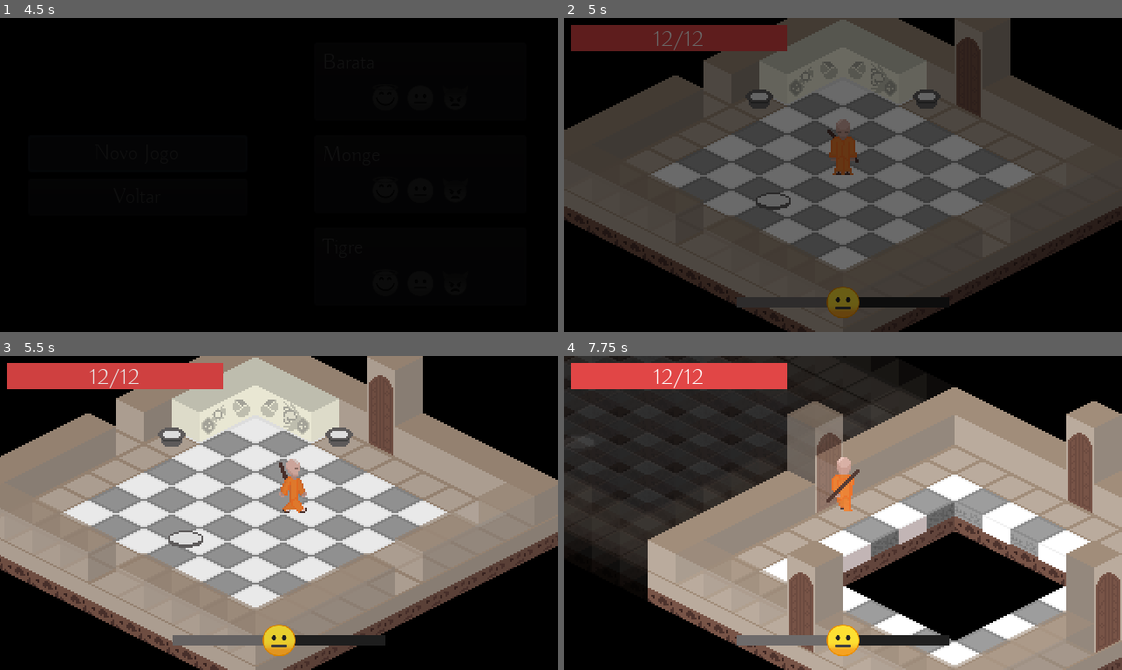
Above: before the commit, frames 1-4 (two rows, left to right).
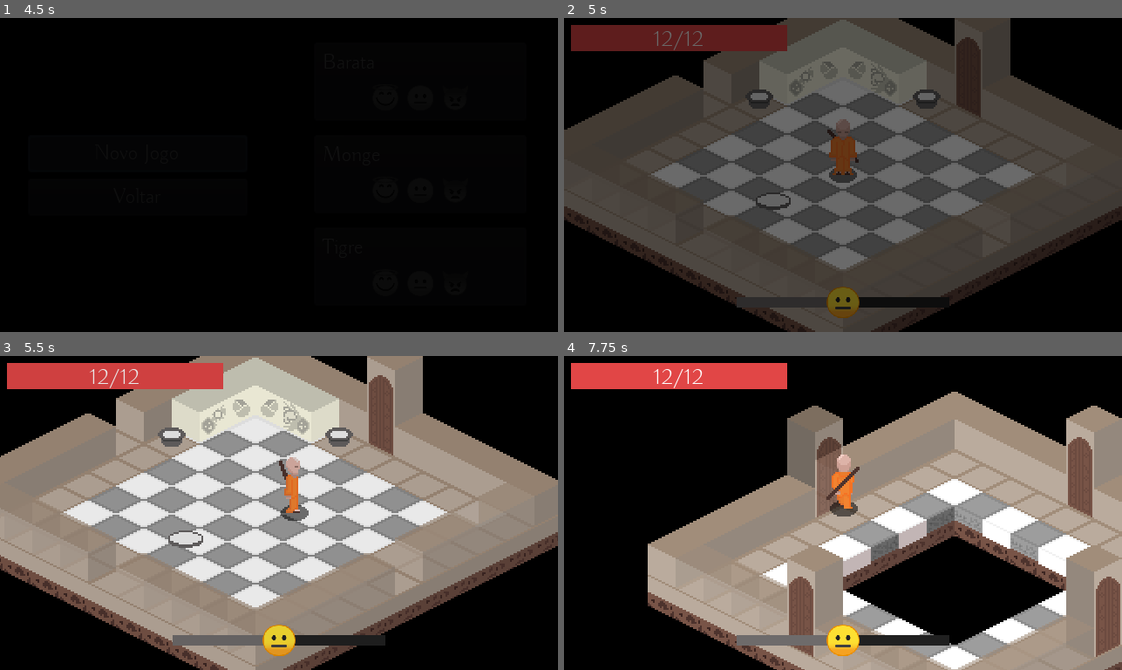
Above: after the commit, the same moments.

Repository: ColmeiaUDESC/gamejaaj6
Game: Godot game, scene res://Cenas/MenuPrincipal.tscn
The game is run twice, just before and just after one commit, with the same random seed, the same clock (stepped at 60 frames per second) and the same inputs.
Inputs (mouse positions are in pixels of both pictures, inside the frame that each line leads up to):
- Up to frame 1 (4.5 s): click "Jogar" at 0.5 s; click "Voltar" at 1.25 s; click "Jogar" at 2 s; click "Save 1" at 2.75 s; click "Novo Jogo" at 3.5 s; click "Novo Jogo" at 4.25 s
- Up to frame 2 (5 s): no input
- Up to frame 3 (5.5 s): tap Enter at 5 s; move the mouse to (401, 497) at 5.02 s; hold D (andar_pra_direita) from 5.03 s (still down); click (401, 497) at 5.1 s
- Up to frame 4 (7.75 s): move the mouse to (731, 528) at 5.77 s; release D (andar_pra_direita) at 5.78 s; hold S (andar_pra_baixo) 5.78-6.53 s; right-click (731, 528) at 5.85 s; move the mouse to (898, 443) at 6.52 s; hold D (andar_pra_direita) 6.53-7.28 s; hold Enter 6.53-7.28 s; move the mouse to (815, 575) at 7.27 s; hold W (andar_pra_cima) from 7.28 s (still down); click (815, 575) at 7.35 s

Frame 1 is identical in both runs. In frame 2, 0.1% of the frame differs, in the area x 47-53%, y 48-53%; in frame 3, 0.4%; in frame 4, 33%, in the area x 0-100%, y 0-100%.

Commit message:
Modificar colisoes personagens (#74)
* Progresso

* Finalizar alterações nas colisões

* Modificado hitbox do ataque do jogador

* Adicionado sombras para indicar colisao

* Diminuido altura do ataque do rato

Diff:
--- a/Instanciaveis/Ataque.gd
+++ b/Instanciaveis/Ataque.gd
@@ -1,21 +1,45 @@
 extends Area2D
 
 export(bool) var restringir_ataque := true
+export(float) var deslocamento_ataque := 10.0
+export(float) var altura_ataque:= 10.0
+export(float) var multiplicador_velocidade := 1.0
 var atacando := false
+
+onready var colisao = $CollisionShape2D
+onready var sprite_sombra := $CollisionShape2D/SombraSprite
+onready var sprite := $Sprite
 
 signal atacou
 
+func _ready():
+	$CollisionShape2D/SombraSprite.speed_scale = multiplicador_velocidade
+	$Sprite.speed_scale = multiplicador_velocidade
+
+
 func atacar(dir: Vector2) -> void:
 	if not atacando:
+		atacando = true
 		emit_signal("atacou")
-		atacando = true
-		rotation = round(dir.angle() / (PI / 2)) * PI / 2 if restringir_ataque else dir.angle()
-		$Sprite.visible = true
-		$Sprite.play("default")
+		var angulo_ataque := round(dir.angle() / (PI / 2)) * PI / 2 if restringir_ataque else dir.angle()
+		colisao.rotation = angulo_ataque
+		colisao.position = Vector2(cos(angulo_ataque), sin(angulo_ataque)) * deslocamento_ataque
+		sprite.position = colisao.position + Vector2.UP * altura_ataque
+		sprite.rotation = colisao.rotation
 
+		sprite_sombra.visible = true
+		sprite_sombra.play("default")
+		sprite.visible = true
+		sprite.play("default")
+
+
+func _parar_sprite(s: AnimatedSprite):
+	s.stop()
+	s.hide()
+	s.frame = 0
+	s.flip_v = not s.flip_v
 
 func _on_Sprite_animation_finished():
 	atacando = false
-	$Sprite.stop()
-	$Sprite.hide()
-	$Sprite.flip_v = not $Sprite.flip_v
+	_parar_sprite(sprite)
+	_parar_sprite(sprite_sombra)
--- a/Instanciaveis/Ataque.tscn
+++ b/Instanciaveis/Ataque.tscn
@@ -7,7 +7,6 @@
 [ext_resource path="res://Instanciaveis/Ataque.gd" type="Script" id=5]
 
 [sub_resource type="RectangleShape2D" id=1]
-extents = Vector2( 4, 10 )
 
 [sub_resource type="SpriteFrames" id=2]
 animations = [ {
@@ -19,16 +18,24 @@
 
 [node name="Ataque" type="Area2D"]
 script = ExtResource( 5 )
+altura_ataque = 15.0
 
 [node name="CollisionShape2D" type="CollisionShape2D" parent="."]
 position = Vector2( 10, 0 )
 shape = SubResource( 1 )
 
+[node name="SombraSprite" type="AnimatedSprite" parent="CollisionShape2D"]
+visible = false
+self_modulate = Color( 0, 0, 0, 0.545098 )
+z_index = 10
+frames = SubResource( 2 )
+frame = 2
+flip_h = true
+
 [node name="Sprite" type="AnimatedSprite" parent="."]
 visible = false
 z_index = 10
 frames = SubResource( 2 )
-offset = Vector2( 10, 0 )
 flip_h = true
 
-[connection signal="animation_finished" from="Sprite" to="." method="_on_Sprite_animation_finished"]
+[connection signal="animation_finished" from="CollisionShape2D/SombraSprite" to="." method="_on_Sprite_animation_finished"]
--- a/Instanciaveis/Estados/Inimigo/PrepararAtaque.gd
+++ b/Instanciaveis/Estados/Inimigo/PrepararAtaque.gd
@@ -12,8 +12,6 @@
 var dir_pulo = Vector2.ZERO
 var movimento := Vector2.ZERO
 var colidido := false
-
-var BIT_MASCARA_COLISAO_JOGADOR := 1
 
 signal carregando_pulo
 signal pulo_iniciou
@@ -34,7 +32,11 @@
 	if not timer.is_stopped():
 		movimento = (dir_pulo * velocidade_pulo) * delta
 		movimento = inimigo.move_and_slide(movimento)
-		if raycast.get_collider() == inimigo.jogador and not colidido:
+		var colisor = raycast.get_collider()
+		if not colisor or not "personagem" in raycast.get_collider():
+			return
+		var jogador = colisor.personagem
+		if jogador == inimigo.jogador and not colidido:
 			colidido = true
 			inimigo.jogador.inflige_dano(dano)
 
@@ -44,7 +46,7 @@
 		sprite.disconnect("animation_finished", self, "_ao_animacao_terminar")
 	if timer.is_connected("timeout", self, "_ao_timer_finalizar"):
 		timer.disconnect("timeout", self, "_ao_timer_finalizar")
-	inimigo.set_collision_mask_bit(BIT_MASCARA_COLISAO_JOGADOR, 1)
+	inimigo.setar_colisao_jogador(true)
 
 
 func _ao_timer_finalizar():
@@ -60,7 +62,7 @@
 		timer.start()
 		timer.connect("timeout", self, "_ao_timer_finalizar")
 
-		inimigo.set_collision_mask_bit(BIT_MASCARA_COLISAO_JOGADOR, 0)
+		inimigo.setar_colisao_jogador(false)
 		raycast.cast_to = dir_pulo * distancia_raycast_dano
 
 		emit_signal("pulo_iniciou")
--- a/Instanciaveis/Inimigos/Cobra.tscn
+++ b/Instanciaveis/Inimigos/Cobra.tscn
@@ -26,14 +26,14 @@
 
 [sub_resource type="SpriteFrames" id=2]
 animations = [ {
+"frames": [ ExtResource( 9 ), ExtResource( 6 ), ExtResource( 8 ), ExtResource( 10 ) ],
+"loop": true,
+"name": "atacando",
+"speed": 5.0
+}, {
 "frames": [ ExtResource( 3 ), ExtResource( 4 ), ExtResource( 5 ), ExtResource( 2 ) ],
 "loop": true,
 "name": "parado",
-"speed": 5.0
-}, {
-"frames": [ ExtResource( 9 ), ExtResource( 6 ), ExtResource( 8 ), ExtResource( 10 ) ],
-"loop": true,
-"name": "atacando",
 "speed": 5.0
 }, {
 "frames": [ ExtResource( 3 ), ExtResource( 4 ), ExtResource( 5 ), ExtResource( 2 ) ],
@@ -57,9 +57,6 @@
 animation = "parado"
 playing = false
 
-[node name="SomAtacar" parent="." index="2"]
-stream = ExtResource( 14 )
-
 [node name="Visao" type="Area2D" parent="." index="3"]
 position = Vector2( 0, -6 )
 collision_layer = 0
@@ -71,7 +68,10 @@
 [node name="OuvinteDeEventos" type="Node" parent="." index="4"]
 script = ExtResource( 12 )
 
-[node name="GerenciadorEstados" parent="." index="7"]
+[node name="SomAtacar" parent="." index="5"]
+stream = ExtResource( 14 )
+
+[node name="GerenciadorEstados" parent="." index="8"]
 estado_inicial = "Padrao"
 
 [node name="Padrao" type="Node" parent="GerenciadorEstados" index="2"]
--- a/Instanciaveis/Inimigos/Inimigo.tscn
+++ b/Instanciaveis/Inimigos/Inimigo.tscn
@@ -1,10 +1,12 @@
-[gd_scene load_steps=10 format=2]
+[gd_scene load_steps=14 format=2]
 
 [ext_resource path="res://Instanciaveis/Scripts/Inimigo.gd" type="Script" id=1]
 [ext_resource path="res://Conteudos/Musicas/Ataques/Padrão/Hit1.wav" type="AudioStream" id=2]
 [ext_resource path="res://Conteudos/Musicas/Ataques/Padrão/Hit5.wav" type="AudioStream" id=3]
 [ext_resource path="res://Instanciaveis/Estados/GerenciadorEstados.tscn" type="PackedScene" id=4]
+[ext_resource path="res://Instanciaveis/Scripts/Hitbox.gd" type="Script" id=5]
 [ext_resource path="res://Instanciaveis/Estados/Inimigo/Aguardo.tscn" type="PackedScene" id=6]
+[ext_resource path="res://Assets/Sprites/Sombra.png" type="Texture" id=7]
 [ext_resource path="res://Instanciaveis/SpritePersonagem.tscn" type="PackedScene" id=8]
 [ext_resource path="res://Conteudos/Shaders/ShaderPersonagem.shader" type="Shader" id=9]
 [ext_resource path="res://Instanciaveis/Estados/Inimigo/Parado.tscn" type="PackedScene" id=10]
@@ -18,6 +20,12 @@
 shader_param/cor_purificacao = Color( 0.360784, 0.847059, 1, 1 )
 shader_param/cor_dano = Color( 1, 0, 0, 1 )
 
+[sub_resource type="CircleShape2D" id=2]
+radius = 4.0
+
+[sub_resource type="CircleShape2D" id=3]
+radius = 7.0
+
 [node name="Inimigo" type="KinematicBody2D"]
 collision_layer = 4
 collision_mask = 23
@@ -28,13 +36,25 @@
 vida_maxima = 10.0
 purificacao_maxima = 3.0
 
+[node name="Sombra" type="Sprite" parent="."]
+texture = ExtResource( 7 )
+
 [node name="Sprite" parent="." instance=ExtResource( 8 )]
 material = SubResource( 1 )
 position = Vector2( 0, -17 )
 playing = true
 
-[node name="CollisionPolygon2D" type="CollisionPolygon2D" parent="."]
-polygon = PoolVector2Array( -4, 4, -8, 2, -8, -1, 0, -2, 8, -1, 8, 1, 4, 4 )
+[node name="Colisao" type="CollisionShape2D" parent="."]
+shape = SubResource( 2 )
+
+[node name="Hitbox" type="Area2D" parent="."]
+collision_layer = 64
+collision_mask = 0
+monitoring = false
+script = ExtResource( 5 )
+
+[node name="FormatoColisao" type="CollisionShape2D" parent="Hitbox"]
+shape = SubResource( 3 )
 
 [node name="SomAtacar" type="AudioStreamPlayer2D" parent="."]
 
--- a/Instanciaveis/Inimigos/Rato.tscn
+++ b/Instanciaveis/Inimigos/Rato.tscn
@@ -43,9 +43,19 @@
 "name": "parado",
 "speed": 5.0
 }, {
+"frames": [ ExtResource( 14 ), ExtResource( 25 ), ExtResource( 21 ), ExtResource( 23 ) ],
+"loop": true,
+"name": "andando_lado",
+"speed": 8.0
+}, {
 "frames": [ ExtResource( 15 ), ExtResource( 6 ), ExtResource( 4 ), ExtResource( 20 ) ],
 "loop": true,
 "name": "andando_frente",
+"speed": 8.0
+}, {
+"frames": [ ExtResource( 25 ), ExtResource( 21 ) ],
+"loop": true,
+"name": "ataque_lado",
 "speed": 8.0
 }, {
 "frames": [ ExtResource( 6 ), ExtResource( 4 ) ],
@@ -53,14 +63,9 @@
 "name": "ataque_frente",
 "speed": 8.0
 }, {
-"frames": [ ExtResource( 10 ), ExtResource( 24 ) ],
+"frames": [ ExtResource( 17 ), ExtResource( 10 ), ExtResource( 24 ), ExtResource( 9 ) ],
 "loop": true,
-"name": "ataque_costas",
-"speed": 8.0
-}, {
-"frames": [ ExtResource( 25 ), ExtResource( 21 ) ],
-"loop": true,
-"name": "ataque_lado",
+"name": "andando_costas",
 "speed": 8.0
 }, {
 "frames": [ ExtResource( 18 ), ExtResource( 12 ), ExtResource( 13 ), ExtResource( 19 ), ExtResource( 16 ) ],
@@ -68,14 +73,9 @@
 "name": "carregando_ataque",
 "speed": 10.0
 }, {
-"frames": [ ExtResource( 14 ), ExtResource( 25 ), ExtResource( 21 ), ExtResource( 23 ) ],
+"frames": [ ExtResource( 10 ), ExtResource( 24 ) ],
 "loop": true,
-"name": "andando_lado",
-"speed": 8.0
-}, {
-"frames": [ ExtResource( 17 ), ExtResource( 10 ), ExtResource( 24 ), ExtResource( 9 ) ],
-"loop": true,
-"name": "andando_costas",
+"name": "ataque_costas",
 "speed": 8.0
 } ]
 
@@ -94,24 +94,11 @@
 frames = SubResource( 2 )
 animation = "parado"
 
-[node name="SomAtacar" parent="." index="2"]
-stream = ExtResource( 3 )
-
 [node name="OuvinteDeEventos" type="Node" parent="." index="3"]
 script = ExtResource( 5 )
 
-[node name="Aguardo" parent="GerenciadorEstados" index="0" instance=ExtResource( 2 )]
-
-[node name="AtaquePulo" parent="GerenciadorEstados" index="1" instance=ExtResource( 1 )]
-script = ExtResource( 26 )
-velocidade_pulo = 7000.0
-caminho_raycast = NodePath("../../RayCast2D")
-
-[node name="Timer" type="Timer" parent="GerenciadorEstados/AtaquePulo" index="0"]
-wait_time = 0.5
-one_shot = true
-
-[node name="Seguir" parent="GerenciadorEstados" index="2" instance=ExtResource( 8 )]
+[node name="SomAtacar" parent="." index="4"]
+stream = ExtResource( 3 )
 
 [node name="Visao" type="Area2D" parent="." index="7"]
 position = Vector2( 0, -6 )
@@ -132,12 +119,27 @@
 [node name="RayCast2D" type="RayCast2D" parent="." index="9"]
 enabled = true
 cast_to = Vector2( 0, 0 )
-collision_mask = 2
+collision_mask = 128
+collide_with_areas = true
+collide_with_bodies = false
+
+[node name="Aguardo" parent="GerenciadorEstados" index="0" instance=ExtResource( 2 )]
+
+[node name="AtaquePulo" parent="GerenciadorEstados" index="1" instance=ExtResource( 1 )]
+script = ExtResource( 26 )
+velocidade_pulo = 7000.0
+caminho_raycast = NodePath("../../RayCast2D")
+
+[node name="Timer" type="Timer" parent="GerenciadorEstados/AtaquePulo" index="0"]
+wait_time = 0.5
+one_shot = true
+
+[node name="Seguir" parent="GerenciadorEstados" index="2" instance=ExtResource( 8 )]
 
 [connection signal="animation_finished" from="Sprite" to="." method="_on_Sprite_animation_finished"]
-[connection signal="pulo_finalizou" from="GerenciadorEstados/AtaquePulo" to="OuvinteDeEventos" method="_on_AtaquePulo_pulo_finalizou"]
-[connection signal="pulo_iniciou" from="GerenciadorEstados/AtaquePulo" to="SomAtacar" method="play"]
 [connection signal="body_entered" from="Visao" to="OuvinteDeEventos" method="_on_Visao_body_entered"]
 [connection signal="body_exited" from="Visao" to="OuvinteDeEventos" method="_on_Visao_body_exited"]
 [connection signal="body_entered" from="Area_de_ataque" to="OuvinteDeEventos" method="_on_Area_de_ataque_body_entered"]
 [connection signal="body_exited" from="Area_de_ataque" to="OuvinteDeEventos" method="_on_Area_de_ataque_body_exited"]
+[connection signal="pulo_finalizou" from="GerenciadorEstados/AtaquePulo" to="OuvinteDeEventos" method="_on_AtaquePulo_pulo_finalizou"]
+[connection signal="pulo_iniciou" from="GerenciadorEstados/AtaquePulo" to="SomAtacar" method="play"]
--- a/Instanciaveis/Jogador.tscn
+++ b/Instanciaveis/Jogador.tscn
@@ -28,7 +28,12 @@
 [ext_resource path="res://Assets/Sprites/Monk/monk13.png" type="Texture" id=26]
 [ext_resource path="res://Assets/Sprites/Monk/monk16.png" type="Texture" id=27]
 [ext_resource path="res://Assets/Sprites/Monk/monk17.png" type="Texture" id=28]
+[ext_resource path="res://Instanciaveis/Scripts/Hitbox.gd" type="Script" id=29]
 [ext_resource path="res://Assets/Sprites/Monk/monk20.png" type="Texture" id=30]
+[ext_resource path="res://Assets/Sprites/Sombra.png" type="Texture" id=31]
+
+[sub_resource type="CircleShape2D" id=7]
+radius = 7.0
 
 [sub_resource type="ShaderMaterial" id=1]
 resource_local_to_scene = true
@@ -46,40 +51,40 @@
 "name": "parado",
 "speed": 5.0
 }, {
+"frames": [ ExtResource( 26 ), ExtResource( 24 ) ],
+"loop": true,
+"name": "atacando_frente",
+"speed": 8.0
+}, {
+"frames": [ ExtResource( 22 ), ExtResource( 18 ), ExtResource( 14 ), ExtResource( 2 ) ],
+"loop": true,
+"name": "andando_lado",
+"speed": 5.0
+}, {
+"frames": [ ExtResource( 28 ), ExtResource( 20 ) ],
+"loop": true,
+"name": "atacando_costas",
+"speed": 8.0
+}, {
+"frames": [ ExtResource( 23 ), ExtResource( 16 ), ExtResource( 21 ), ExtResource( 16 ) ],
+"loop": true,
+"name": "andando_frente",
+"speed": 5.0
+}, {
 "frames": [ ExtResource( 15 ), ExtResource( 27 ) ],
 "loop": true,
 "name": "atacando_lado",
 "speed": 8.0
 }, {
-"frames": [ ExtResource( 26 ), ExtResource( 24 ) ],
-"loop": true,
-"name": "atacando_frente",
-"speed": 8.0
-}, {
-"frames": [ ExtResource( 22 ), ExtResource( 18 ), ExtResource( 14 ), ExtResource( 2 ) ],
-"loop": true,
-"name": "andando_lado",
-"speed": 5.0
-}, {
-"frames": [ ExtResource( 28 ), ExtResource( 20 ) ],
-"loop": true,
-"name": "atacando_costas",
-"speed": 8.0
-}, {
-"frames": [ ExtResource( 23 ), ExtResource( 16 ), ExtResource( 21 ), ExtResource( 16 ) ],
-"loop": true,
-"name": "andando_frente",
-"speed": 5.0
-}, {
-"frames": [ ExtResource( 19 ), ExtResource( 12 ), ExtResource( 13 ), ExtResource( 12 ) ],
-"loop": true,
-"name": "andando_costas",
-"speed": 5.0
-}, {
 "frames": [ ExtResource( 25 ), ExtResource( 30 ) ],
 "loop": true,
 "name": "rezando",
 "speed": 3.0
+}, {
+"frames": [ ExtResource( 19 ), ExtResource( 12 ), ExtResource( 13 ), ExtResource( 12 ) ],
+"loop": true,
+"name": "andando_costas",
+"speed": 5.0
 } ]
 
 [sub_resource type="Animation" id=3]
@@ -152,6 +157,22 @@
 cena_projetil_purificacao = ExtResource( 5 )
 velocidade = 3000.0
 
+[node name="Colisao" type="CollisionPolygon2D" parent="."]
+polygon = PoolVector2Array( -4, 4, -8, 2, -8, -1, 0, -2, 8, -1, 8, 1, 4, 4 )
+
+[node name="Hitbox" type="Area2D" parent="."]
+position = Vector2( 0, -4 )
+collision_layer = 128
+collision_mask = 0
+monitoring = false
+script = ExtResource( 29 )
+
+[node name="FormatoColisao" type="CollisionShape2D" parent="Hitbox"]
+shape = SubResource( 7 )
+
+[node name="Sombra" type="Sprite" parent="."]
+texture = ExtResource( 31 )
+
 [node name="Sprite" parent="." instance=ExtResource( 6 )]
 material = SubResource( 1 )
 position = Vector2( 0, -16 )
@@ -161,17 +182,10 @@
 [node name="PosProjetil" type="Position2D" parent="."]
 
 [node name="Ataque" parent="." instance=ExtResource( 4 )]
-position = Vector2( 0, -13 )
 collision_layer = 0
-collision_mask = 4
+collision_mask = 64
 restringir_ataque = false
-
-[node name="Sprite" parent="Ataque" index="1"]
-speed_scale = 2.0
-
-[node name="CollisionPolygon2D" type="CollisionPolygon2D" parent="."]
-position = Vector2( 0, -4 )
-polygon = PoolVector2Array( -4, 4, -8, 2, -8, -1, 0, -2, 8, -1, 8, 1, 4, 4 )
+multiplicador_velocidade = 2.0
 
 [node name="Camera2D" type="Camera2D" parent="."]
 current = true
@@ -219,5 +233,3 @@
 
 [connection signal="animation_finished" from="Sprite" to="." method="_on_Sprite_animation_finished"]
 [connection signal="timeout" from="Intangibilidade" to="." method="_on_Intangibilidade_timeout"]
-
-[editable path="Ataque"]
--- a/Instanciaveis/JogadorBarata.tscn
+++ b/Instanciaveis/JogadorBarata.tscn
@@ -33,39 +33,39 @@
 "name": "parado",
 "speed": 5.0
 }, {
-"frames": [ ExtResource( 6 ), ExtResource( 12 ) ],
-"loop": true,
-"name": "atacando_lado",
-"speed": 8.0
-}, {
 "frames": [ ExtResource( 11 ), ExtResource( 8 ) ],
 "loop": true,
 "name": "atacando_frente",
 "speed": 8.0
+}, {
+"frames": [ ExtResource( 9 ), ExtResource( 10 ) ],
+"loop": true,
+"name": "andando_lado",
+"speed": 10.0
 }, {
 "frames": [ ExtResource( 13 ), ExtResource( 16 ) ],
 "loop": true,
 "name": "atacando_costas",
 "speed": 8.0
 }, {
-"frames": [ ExtResource( 3 ), ExtResource( 7 ) ],
+"frames": [ ExtResource( 5 ), ExtResource( 4 ) ],
 "loop": true,
-"name": "andando_costas",
+"name": "andando_frente",
 "speed": 10.0
+}, {
+"frames": [ ExtResource( 6 ), ExtResource( 12 ) ],
+"loop": true,
+"name": "atacando_lado",
+"speed": 8.0
 }, {
 "frames": [ ExtResource( 14 ), ExtResource( 15 ) ],
 "loop": true,
 "name": "rezando",
 "speed": 3.0
 }, {
-"frames": [ ExtResource( 9 ), ExtResource( 10 ) ],
+"frames": [ ExtResource( 3 ), ExtResource( 7 ) ],
 "loop": true,
-"name": "andando_lado",
-"speed": 10.0
-}, {
-"frames": [ ExtResource( 5 ), ExtResource( 4 ) ],
-"loop": true,
-"name": "andando_frente",
+"name": "andando_costas",
 "speed": 10.0
 } ]
 
@@ -77,19 +77,14 @@
 vida_por_purificacao = 3.0
 vida_max = 5.0
 
-[node name="Sprite" parent="." index="0"]
+[node name="Sprite" parent="." index="3"]
 material = SubResource( 1 )
 position = Vector2( 0, -8 )
 frames = SubResource( 2 )
 
-[node name="PosProjetil" parent="." index="1"]
+[node name="PosProjetil" parent="." index="4"]
 position = Vector2( 0, -2 )
 
-[node name="Ataque" parent="." index="2"]
+[node name="Ataque" parent="." index="5"]
 position = Vector2( 0, -4 )
-
-[node name="CollisionPolygon2D" parent="." index="3"]
-position = Vector2( 0, -2 )
-polygon = PoolVector2Array( -3, 2, -6, 1, -8, -1, 0, -2, 8, -1, 6, 1, 3, 2 )
-
-[editable path="Ataque"]
+altura_ataque = 7.5
--- a/Instanciaveis/Projeteis/Projetil.gd
+++ b/Instanciaveis/Projeteis/Projetil.gd
@@ -14,7 +14,7 @@
 	var sprite := $DeslocamentoSprite/Sprite
 
 	var flipar = abs(direcao.angle()) >= PI * .5
-	deslocamento_sprite.rotation = direcao.angle() + (PI * .5 if flipar else 0)
+	deslocamento_sprite.rotation = direcao.angle() + (PI * .5 if flipar else .0)
 	sprite.flip_h = flipar
 
 	sprite.play("default")
@@ -29,10 +29,10 @@
 		queue_free()
 
 
-func _on_Projetil_body_entered(body: PhysicsBody2D):
-	if body.has_method("inflige_dano"):
-		emit_signal("acertou_inimigo", body)
-		body.inflige_dano(dano, atirador)
-		if body.has_method("inflingir_empurrao"):
-			body.inflingir_empurrao(global_position.direction_to(body.global_position) * forca_empurrao)
+func _ao_colidir(colisor: CollisionObject2D) -> void:
+	if "personagem" in colisor:
+		var personagem = colisor.personagem
+		emit_signal("acertou_inimigo", personagem)
+		personagem.inflige_dano(dano, atirador)
+		personagem.inflingir_empurrao(global_position.direction_to(personagem.global_position) * forca_empurrao)
 	queue_free()
--- a/Instanciaveis/Projeteis/Projetil.tscn
+++ b/Instanciaveis/Projeteis/Projetil.tscn
@@ -20,4 +20,5 @@
 [node name="Sombra" type="Sprite" parent="."]
 texture = ExtResource( 2 )
 
-[connection signal="body_entered" from="." to="." method="_on_Projetil_body_entered"]
+[connection signal="area_entered" from="." to="." method="_ao_colidir"]
+[connection signal="body_entered" from="." to="." method="_ao_colidir"]
--- a/Instanciaveis/Projeteis/ProjetilPurificacao.gd
+++ b/Instanciaveis/Projeteis/ProjetilPurificacao.gd
@@ -1,10 +1,10 @@
 extends "res://Instanciaveis/Projeteis/Projetil.gd"
 
 
-func _on_Projetil_body_entered(body: PhysicsBody2D) -> void:
-	if body.has_method("purificar"):
-		emit_signal("acertou_inimigo", body)
-		body.purificar(dano, atirador)
-		if body.has_method("inflingir_empurrao"):
-			body.inflingir_empurrao(global_position.direction_to(body.global_position) * forca_empurrao)
+func _ao_colidir(colisor: CollisionObject2D) -> void:
+	if "personagem" in colisor:
+		var personagem = colisor.personagem
+		emit_signal("acertou_inimigo", personagem)
+		personagem.purificar(dano, atirador)
+		personagem.inflingir_empurrao(global_position.direction_to(personagem.global_position) * forca_empurrao)
 	queue_free()
--- a/Instanciaveis/Projeteis/ProjetilPurificacao.tscn
+++ b/Instanciaveis/Projeteis/ProjetilPurificacao.tscn
@@ -25,7 +25,7 @@
 } ]
 
 [node name="Projetil" instance=ExtResource( 2 )]
-collision_mask = 5
+collision_mask = 65
 script = ExtResource( 3 )
 alcance = 256.0
 velocidade = 128.0
--- a/Instanciaveis/Projeteis/ProjetilVeneno.tscn
+++ b/Instanciaveis/Projeteis/ProjetilVeneno.tscn
@@ -28,7 +28,7 @@
 } ]
 
 [node name="Projetil" instance=ExtResource( 1 )]
-collision_mask = 3
+collision_mask = 129
 alcance = 256.0
 velocidade = 128.0
 
--- /dev/null
+++ b/Instanciaveis/Scripts/Hitbox.gd
@@ -0,0 +1,3 @@
+extends Area2D
+
+onready var personagem = get_parent()
--- a/Instanciaveis/Scripts/Inimigo.gd
+++ b/Instanciaveis/Scripts/Inimigo.gd
@@ -13,6 +13,10 @@
 var movimento = Vector2.ZERO
 var vida: float
 var purificacao: float = 0.0
+
+var BIT_CAMADA_COLIDE := 2
+var BIT_CAMADA_ATRAVESSA := 6
+var BIT_MASCARA_JOGADOR := 1
 
 var _velocidade_empurrao: Vector2 = Vector2()
 
@@ -106,6 +110,11 @@
 
 	return "lado"
 
+func setar_colisao_jogador(colidir: bool):
+	set_collision_layer_bit(BIT_CAMADA_COLIDE, bool(colidir))
+	set_collision_layer_bit(BIT_CAMADA_ATRAVESSA, not bool(colidir))
+	set_collision_mask_bit(BIT_MASCARA_JOGADOR, bool(colidir))
+
 func gerenciar_animacoes_movimento() -> void:
 	if direcao.length() > 0:
 		var sufixo := _pegar_suffixo_anim_dir(direcao)
--- a/Instanciaveis/Scripts/Jogador.gd
+++ b/Instanciaveis/Scripts/Jogador.gd
@@ -142,12 +142,19 @@
 
 func _gerenciar_ataque_offensivo() -> void:
 	if $Ataque.atacando:
-		for corpo in $Ataque.get_overlapping_bodies():
-			if corpo.has_method("inflige_dano") and not _inimigos_ja_danificados.has(corpo):
-				_connectar_eventos_inimigo(corpo)
-				corpo.inflige_dano(dano_ofensivo, self)
-				corpo.inflingir_empurrao(global_position.direction_to(corpo.global_position) * forca_empurrao_offensivo)
-				_inimigos_ja_danificados.append(corpo)
+		for corpo in $Ataque.get_overlapping_areas():
+			if not "personagem" in corpo:
+				continue
+
+			var inimigo = corpo.personagem
+
+			if _inimigos_ja_danificados.has(inimigo):
+				continue
+
+			_connectar_eventos_inimigo(inimigo)
+			inimigo.inflige_dano(dano_ofensivo, self)
+			inimigo.inflingir_empurrao(global_position.direction_to(inimigo.global_position) * forca_empurrao_offensivo)
+			_inimigos_ja_danificados.append(inimigo)
 
 	if not Input.is_action_just_pressed("ataque_offensivo") or $Ataque.atacando:
 		return
--- a/project.godot
+++ b/project.godot
@@ -108,6 +108,9 @@
 2d_physics/layer_3="inimigo"
 2d_physics/layer_4="projetil"
 2d_physics/layer_5="chao"
+2d_physics/layer_6="inimigo-atravessa"
+2d_physics/layer_7="hitbox-inimigo"
+2d_physics/layer_8="hitbox-jogador"
 
 [physics]
 
Not shown: 1 places in Instanciaveis/Jogador.tscn that only renumber resources
